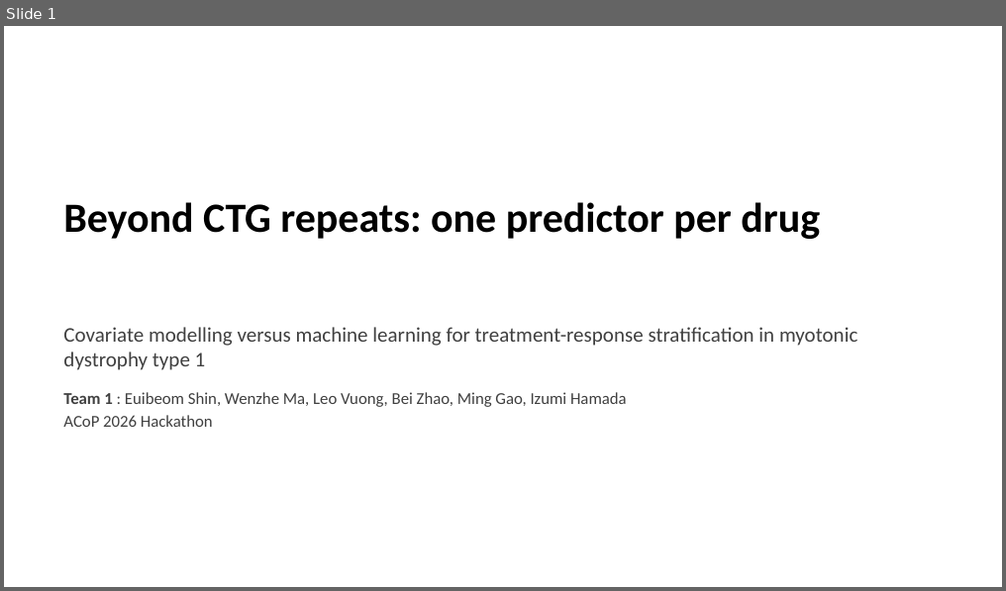
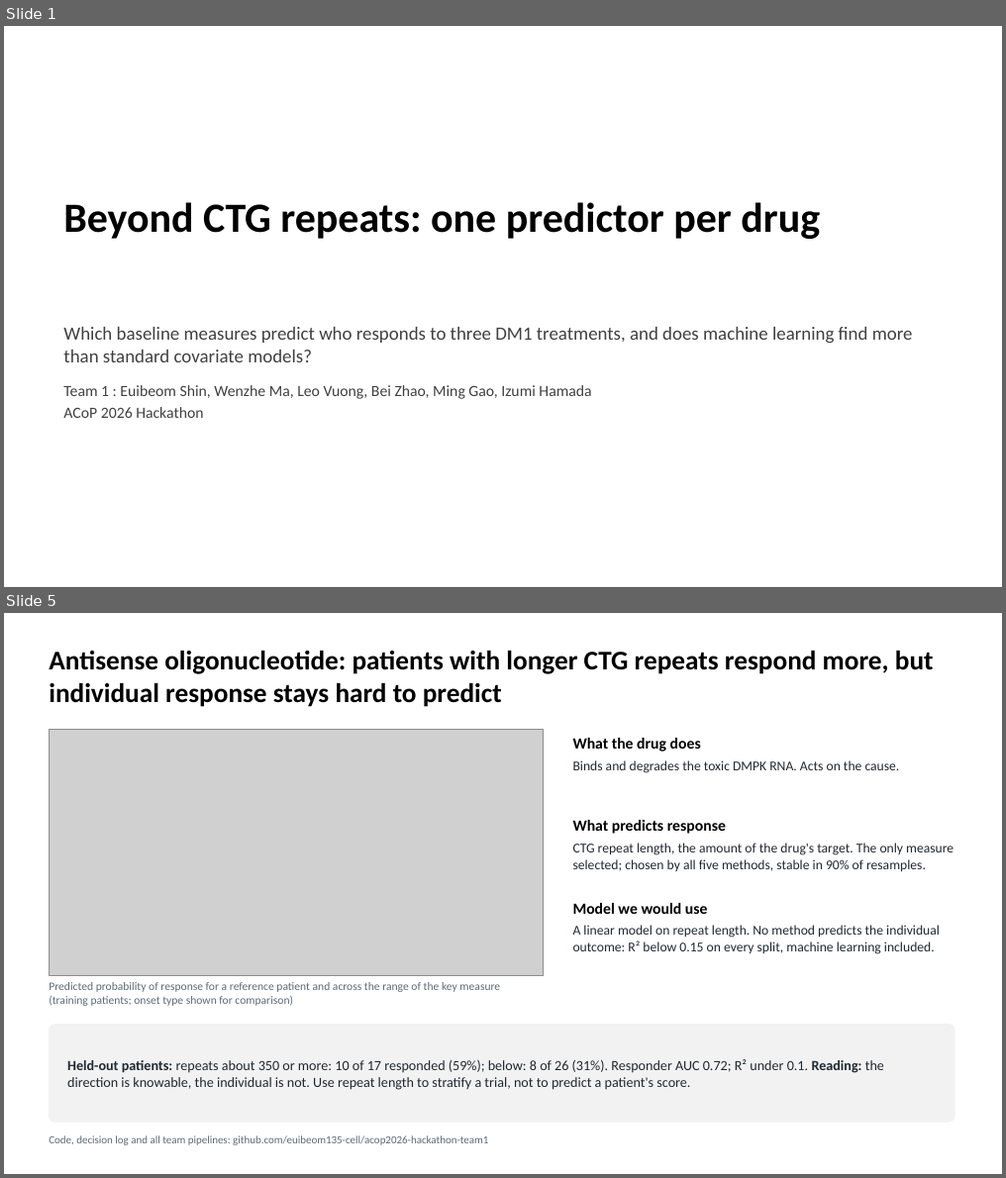
Before and after one commit to euibeom135-cell/acop2026-hackathon-team1, a slide deck: slides/Team1_DM1_slides.pptx. Shown one above the other, each under a label of ours: slide 1 before the commit, slides 1 and 5 after it; the slides between them are not shown. The pictures are 1006x591 and 1006x1178 pixels, drawn with LibreOffice and Linux fonts; fonts in the diff are those of the drawing; grey boxes stand for pictures. Boxes give left, top, right and bottom in pixels: in the first picture for what was removed or moved away, otherwise in the second. Text is boxed around its words. In the diff, an @@ line names an element or a change of style, - is before the commit and + after.

```diff
--- a/slides/Team1_DM1_slides.pptx
+++ b/slides/Team1_DM1_slides.pptx
@@ slide 5 added at (4,613,1002,1174), background #FFFFFF @@
@@ title added at (49,651,934,707), 26 pt, text #000000, bold @@
+Antisense oligonucleotide: patients with longer CTG repeats respond more, but individual response stays hard to predict
@@ picture added at (49,729,543,976) @@
@@ text added at (573,738,701,752), 15 pt, text #000000, bold @@
+What the drug does
@@ text added at (573,761,900,773), 13 pt, text #1F2933 @@
+Binds and degrades the toxic DMPK RNA. Acts on the cause.
@@ text added at (573,820,726,834), 15 pt, text #000000, bold @@
+What predicts response
@@ text added at (573,843,953,872), 13 pt, text #1F2933 @@
+CTG repeat length, the amount of the drug's target. The only measure selected; chosen by all five methods, stable in 90% of resamples.
@@ text added at (573,903,708,914), 15 pt, text #000000, bold @@
+Model we would use
@@ text added at (573,925,940,955), 13 pt, text #1F2933 @@
+A linear model on repeat length. No method predicts the individual outcome: R² below 0.15 on every split, machine learning included.
@@ text added at (49,982,500,1006), 11 pt, text #5B6B7A @@
+Predicted probability of response for a reference patient and across the range of the key measure (training patients; onset type shown for comparison)
@@ rounded rectangle added at (49,1025,954,1122), fill #F2F2F2, outline #F2F2F2 1 pt @@
@@ text added at (67,1059,884,1090), 13.5 pt, text #1F2933 @@
+Held-out patients: repeats about 350 or more: 10 of 17 responded (59%); below: 8 of 26 (31%). Responder AUC 0.72; R² under 0.1. Reading: the direction is knowable, the individual is not. Use repeat length to stratify a trial, not to predict a patient's score.
@@ text added at (49,1136,488,1146), 10.5 pt, text #5B6B7A @@
+Code, decision log and all team pipelines: github.com/euibeom135-cell/acop2026-hackathon-team1
@@ slide 1 changed as well @@
@@ text at (63,327,913,363): text changed; size 20 to 18 pt @@
-Covariate modelling versus machine learning for treatment-response stratification in myotonic dystrophy type 1
+Which baseline measures predict who responds to three DM1 treatments, and does machine learning find more than standard covariate models?
@@ text at (63,385,591,418): size 16 to 15 pt in "Team 1 : Euibeom Shin, Wenzhe Ma, ...", "ACoP 2026 Hackathon"; bold off in "Team 1" @@
```
Also in this commit, not shown: 5 other slides changed, 6 other slides added, 4 slides removed, 3 other files.
